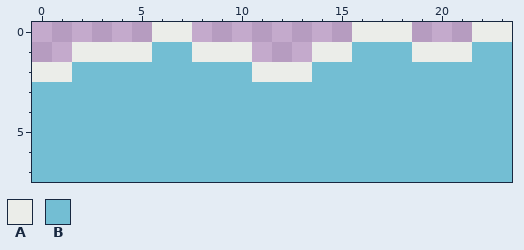
Two versions of one pixel-art sprite, assets/world/water/2.png. That is the earlier state.
The file is 24x8 pixels.
Palette (. is transparent): A #ebede9  B #73bed3
Once edited:
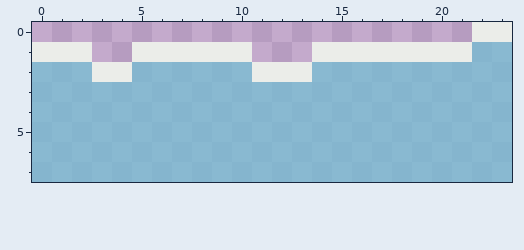
From old to new:
Colour B changes from #73bed3 to #73bed3b9.
Colour A now appears in row 1 at x 0 to 1.
The author changed colour B to colour A in row 1 at x 6 to 7 and 16 to 18; in row 2 at x 3 to 4.
The author changed colour A to colour B in row 2 at x 0 to 1.
Colour A is gone in row 0 at x 6 to 7 and 16 to 18; in row 1 at x 3 to 4.
Boxes around the changes in both pictures, in picture pixels (x1, y1, x2, y2):
changed: (32, 22, 512, 182)
